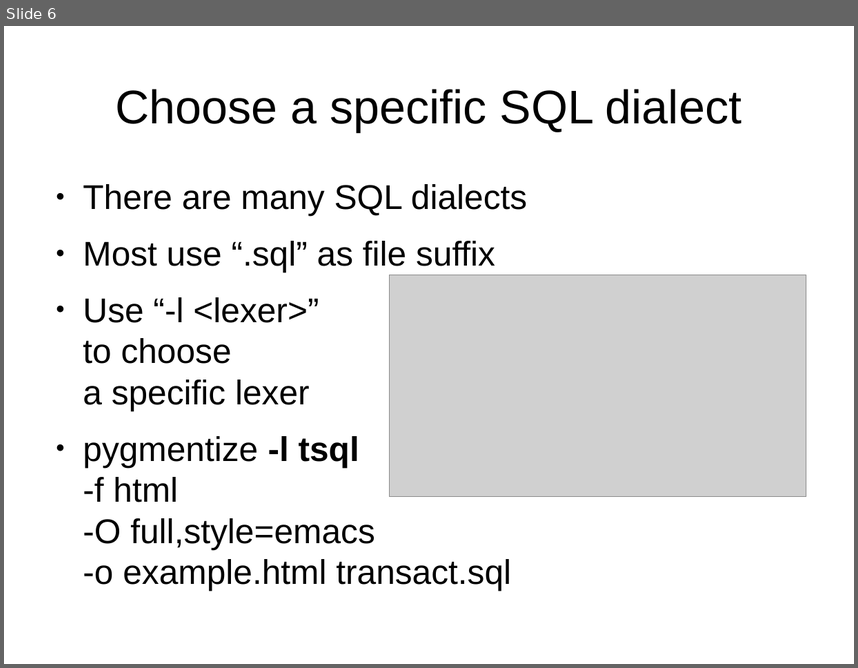
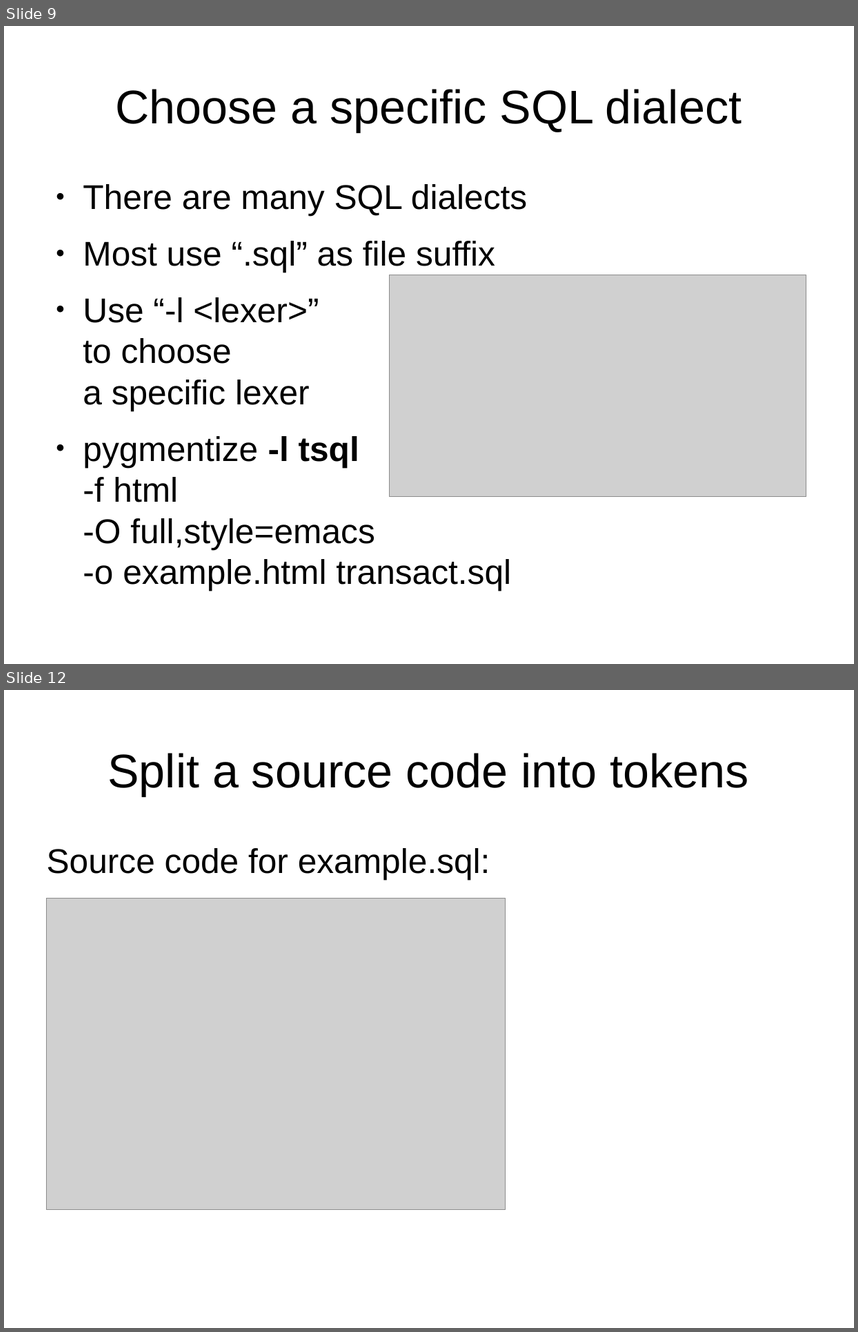
Before and after one commit to roskakori/talks, a slide deck: pygraz/pygments/Introduction to Pygments.odp. Shown one above the other, each under a label of ours: slide 6 before the commit, slides 9 and 12 after it; the slides between them are not shown. The pictures are 858x668 and 858x1332 pixels, drawn with LibreOffice and Linux fonts; fonts in the diff are those of the drawing; grey boxes stand for pictures. Boxes give left, top, right and bottom in pixels: in the first picture for what was removed or moved away, otherwise in the second. Text is boxed around its words. In the diff, an @@ line names an element or a change of style, - is before the commit and + after.

Commit message:
* Added slides for remaining topics. * Added example code.

```diff
--- a/pygraz/pygments/Introduction to Pygments.odp
+++ b/pygraz/pygments/Introduction to Pygments.odp
@@ slide 12 added at (4,690,854,1328), background #FFFFFF @@
@@ title added at (107,753,749,796), 44 pt, text #000000 @@
+Split a source code into tokens
@@ text added at (47,848,490,880), 32 pt, text #000000 @@
+Source code for example.sql:
@@ picture added at (46,898,506,1209) @@
@@ what was slide 6 is now slide 9 @@
```
Also in this commit, not shown: 17 other slides added, 3 other files.
